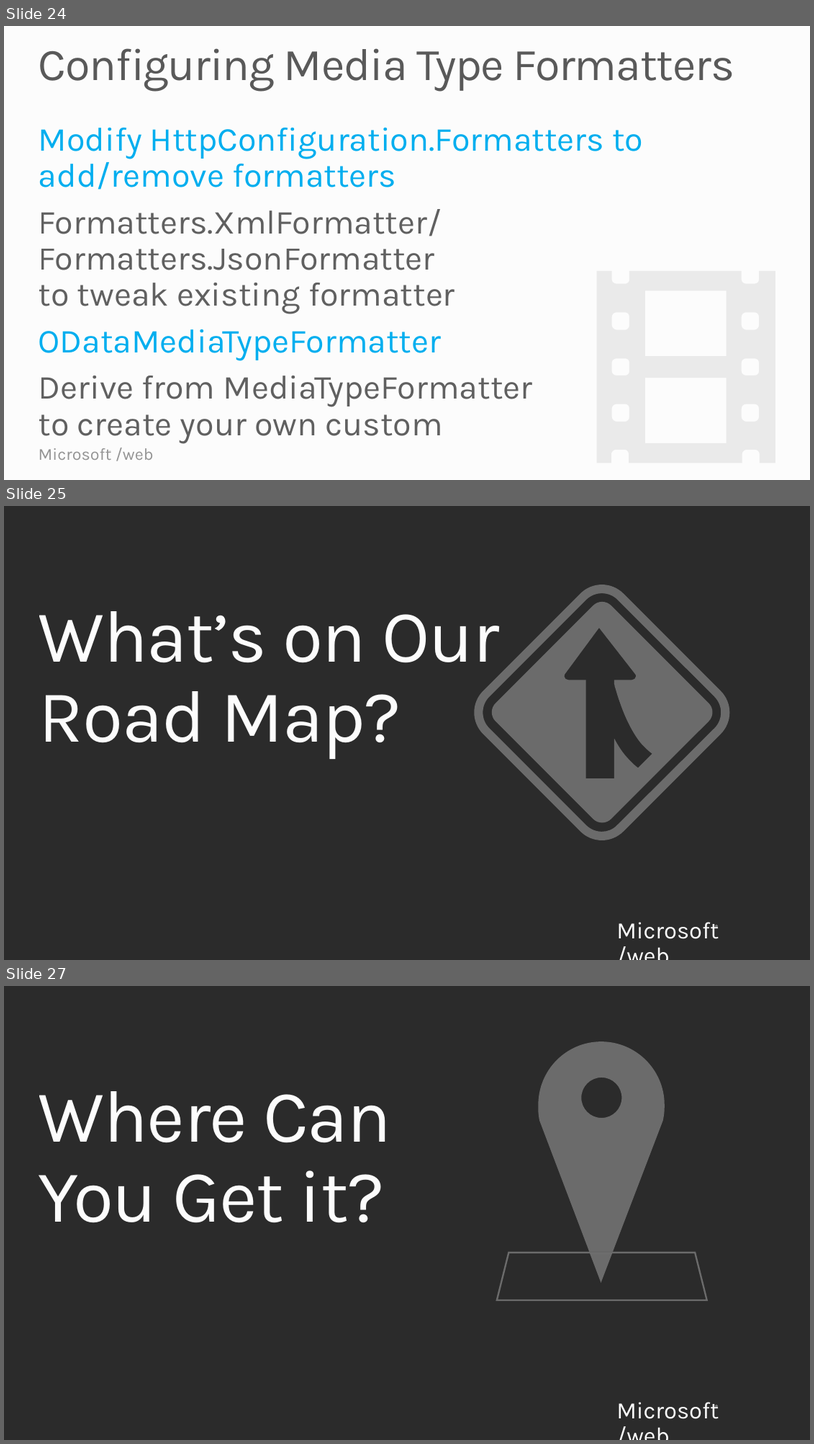
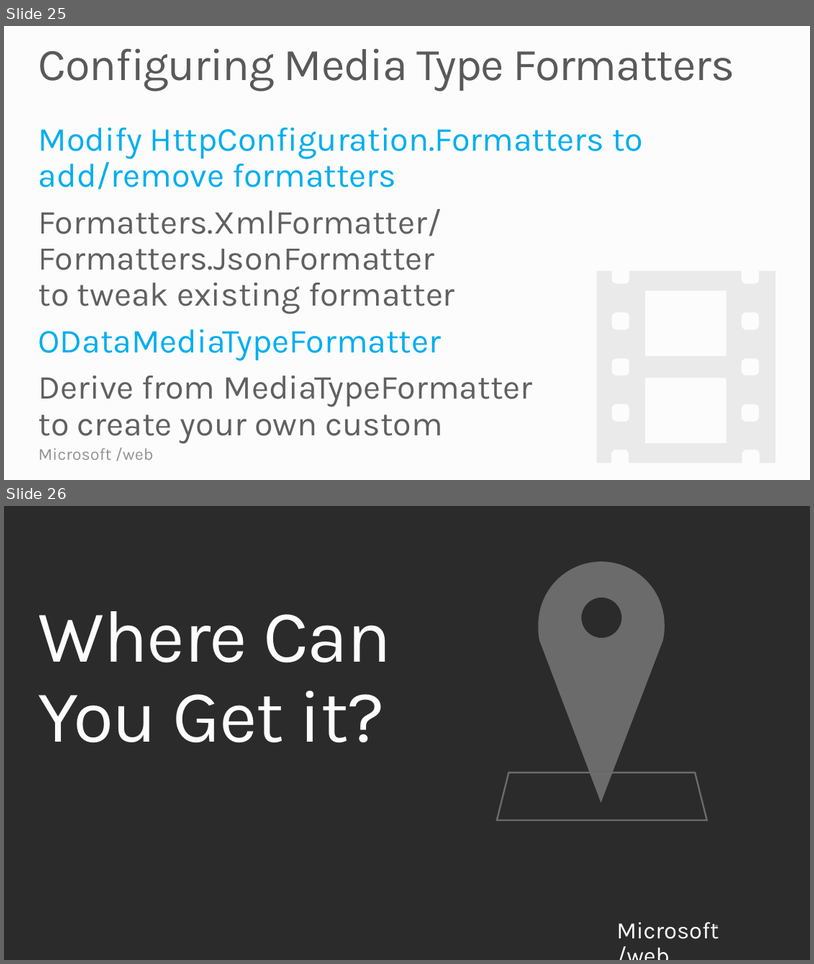
Before and after one commit to Microsoft-Web/WebTK-Presentations, a slide deck: AddingWebApiToASPNETSite/AddingWebApiToASPNETSite.pptx. Shown one above the other, each under a label of ours: slides 24, 25 and 27 before the commit, slides 25 and 26 after it; the slides between them are not shown. The pictures are 814x1444 and 814x964 pixels, drawn with LibreOffice and Linux fonts; fonts in the diff are those of the drawing; background and template pictures are left out; a plain dark background stands for a picture behind light text. Boxes give left, top, right and bottom in pixels: in the first picture for what was removed or moved away, otherwise in the second. Text is boxed around its words. In the diff, an @@ line names an element or a change of style, - is before the commit and + after.

```diff
--- a/AddingWebApiToASPNETSite/AddingWebApiToASPNETSite.pptx
+++ b/AddingWebApiToASPNETSite/AddingWebApiToASPNETSite.pptx
@@ slide 25 removed at [4, 506, 810, 960], background picture (left out); not listed: 2 template elements that a slide beside it also shows @@
@@ freeform shape removed at [471, 582, 733, 843] @@
@@ text removed at [39, 611, 499, 759] @@
-What’s on Our
-Road Map?
@@ freeform shape removed at [491, 600, 714, 824] @@
@@ what was slide 24 is now slide 25 @@
@@ what was slide 27 is now slide 26 @@
```
Also in this commit, not shown: 1 slide changed, 6 slides added, 6 other slides removed.
